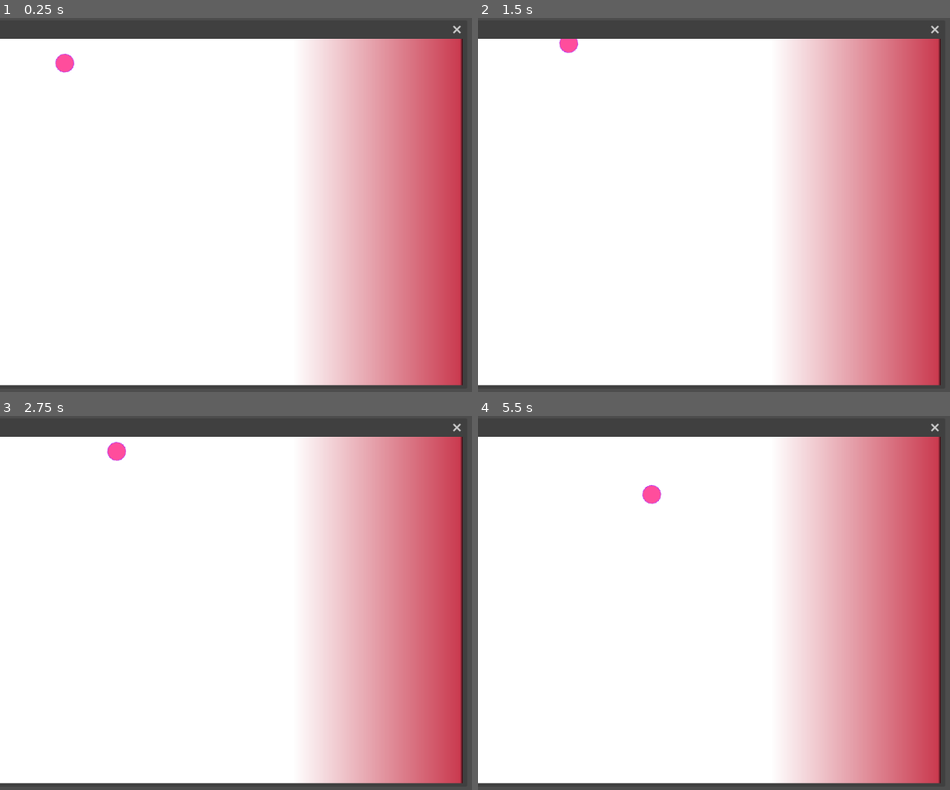
Above: before the commit, frames 1-4 (two rows, left to right).
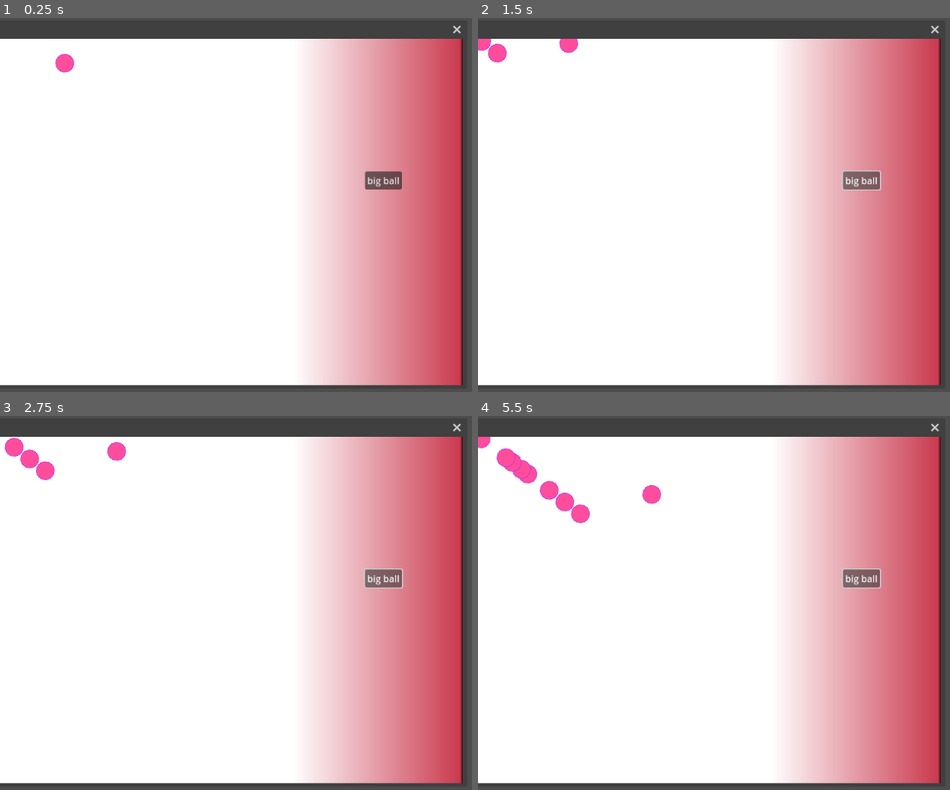
Above: after the commit, the same moments.

Repository: zsmitty2020/SSUFamJam25
Game: Godot game, scene res://Windows/Ball_Bouncer/Ball_Bouncer.tscn
Two runs of this game, one before a commit and one after it. Both use one fixed random seed, a clock stepped at 60 frames per second and the inputs below. This scene is started directly instead of the project's main scene.
Inputs (mouse positions are in pixels of both pictures, inside the frame that each line leads up to):
- Up to frame 1 (0.25 s): no input
- Up to frame 2 (1.5 s): click (860, 178) at 0.5 s, where only the run after the commit has a clickable "big ball"; click (860, 178) at 1.25 s, where only the run after the commit has a clickable "big ball"
- Up to frame 3 (2.75 s): click (382, 576) at 2 s, where only the run after the commit has a clickable "big ball"
- Up to frame 4 (5.5 s): tap Space (flappy_fly_jump) at 3.02, 3.32, 3.77, 4.07, 5.27 s

The runs differ from the first frame. In frame 1, 0.4% of the frame differs, in the area x 77-86%, y 40-46%; in frame 2, 0.7%; in frame 3, 0.9%; in frame 4, 1.5%, in the area x 0-86%, y 5-47%.

Commit message:
added balls

Diff:
--- a/ssu-fam-jam-game-godot-project/Windows/Ball_Bouncer/Ball.gd
+++ b/ssu-fam-jam-game-godot-project/Windows/Ball_Bouncer/Ball.gd
@@ -1,6 +1,8 @@
 extends Area2D
 
 var screen_size
+var big = rotation
+
 @export var speed = 0.75
 
 
@@ -9,9 +11,8 @@
 
 
 func _process(_delta: float) -> void:
-	print(GlobalData.balance)
-	var dx = speed * cos(deg_to_rad(rotation_degrees))
-	var dy = -1 * speed * sin(deg_to_rad(rotation_degrees))
+	var dx = speed * cos(rotation)
+	var dy = -1 * speed * sin(rotation)
 	position.x += dx
 	position.y += dy
 	if position.x > 490:
@@ -35,3 +36,4 @@
 		GlobalData.balance += 0.01
 	rotation_degrees = rad_to_deg(atan2(-dy, dx))
 	position = position.clamp(Vector2.ZERO, screen_size)
+	GlobalData.balance = snappedf(GlobalData.balance,0.01)
--- a/ssu-fam-jam-game-godot-project/Windows/Ball_Bouncer/Ball_Bouncer.tscn
+++ b/ssu-fam-jam-game-godot-project/Windows/Ball_Bouncer/Ball_Bouncer.tscn
@@ -1,13 +1,9 @@
-[gd_scene load_steps=8 format=3 uid="uid://rpc6ru6imsq2"]
+[gd_scene load_steps=6 format=3 uid="uid://rpc6ru6imsq2"]
 
 [ext_resource type="Script" uid="uid://875h0nybllqi" path="res://Windows/Ball_Bouncer/ball_bouncer.gd" id="1_pcvo7"]
-[ext_resource type="Script" uid="uid://bhlw0nk448fef" path="res://Windows/Ball_Bouncer/Ball.gd" id="2_vsp0x"]
-[ext_resource type="Texture2D" uid="uid://drjfpyyn3yv4h" path="res://Windows/Ball_Bouncer/Ball_Bouncer_Assets/ball.png" id="3_1r02p"]
+[ext_resource type="PackedScene" uid="uid://drohj0rpa0r08" path="res://Windows/Ball_Bouncer/ball.tscn" id="2_4tkpc"]
 
 [sub_resource type="CanvasTexture" id="CanvasTexture_pcvo7"]
-
-[sub_resource type="CircleShape2D" id="CircleShape2D_4tkpc"]
-radius = 16.0
 
 [sub_resource type="Gradient" id="Gradient_vsp0x"]
 offsets = PackedFloat32Array(0, 0.98, 1)
@@ -20,6 +16,7 @@
 oversampling_override = 1.0
 position = Vector2i(0, 36)
 size = Vector2i(800, 600)
+unresizable = true
 
 [node name="TextureRect" type="TextureRect" parent="."]
 anchors_preset = -1
@@ -29,19 +26,10 @@
 texture = SubResource("CanvasTexture_pcvo7")
 script = ExtResource("1_pcvo7")
 
-[node name="ball" type="Area2D" parent="TextureRect"]
+[node name="ball" parent="TextureRect" instance=ExtResource("2_4tkpc")]
 position = Vector2(103, 49)
-rotation = 0.64751714
-script = ExtResource("2_vsp0x")
-metadata/_edit_group_ = true
 
-[node name="ball_collision" type="CollisionShape2D" parent="TextureRect/ball"]
-rotation = 0.12042772
-shape = SubResource("CircleShape2D_4tkpc")
-
-[node name="ball_object" type="Sprite2D" parent="TextureRect/ball"]
-rotation = -0.0017453292
-texture = ExtResource("3_1r02p")
+[node name="sack" type="Node2D" parent="TextureRect"]
 
 [node name="TextureRect2" type="TextureRect" parent="."]
 anchors_preset = -1
@@ -52,5 +40,27 @@
 offset_bottom = 17.399963
 texture = SubResource("GradientTexture1D_1r02p")
 
-[connection signal="close_requested" from="." to="." method="_on_ball_bouncer_close_requested"]
-[connection signal="ready" from="TextureRect/ball" to="TextureRect/ball" method="_on_ball_ready"]
+[node name="Control" type="Control" parent="."]
+layout_mode = 3
+anchors_preset = 15
+anchor_right = 1.0
+anchor_bottom = 1.0
+offset_left = 505.0
+grow_horizontal = 2
+grow_vertical = 2
+
+[node name="Button" type="Button" parent="Control"]
+layout_mode = 1
+anchors_preset = 15
+anchor_right = 1.0
+anchor_bottom = 1.0
+offset_left = 126.0
+offset_top = 230.0
+offset_right = -105.0
+offset_bottom = -339.0
+grow_horizontal = 2
+grow_vertical = 2
+text = "big ball"
+
+[connection signal="close_requested" from="." to="TextureRect" method="_on_ball_bouncer_close_requested"]
+[connection signal="pressed" from="Control/Button" to="TextureRect" method="_on_button_pressed"]
--- /dev/null
+++ b/ssu-fam-jam-game-godot-project/Windows/Ball_Bouncer/ball.tscn
@@ -0,0 +1,22 @@
+[gd_scene load_steps=4 format=3 uid="uid://drohj0rpa0r08"]
+
+[ext_resource type="Script" uid="uid://bhlw0nk448fef" path="res://Windows/Ball_Bouncer/Ball.gd" id="1_r0yan"]
+[ext_resource type="Texture2D" uid="uid://drjfpyyn3yv4h" path="res://Windows/Ball_Bouncer/Ball_Bouncer_Assets/ball.png" id="2_6la0c"]
+
+[sub_resource type="CircleShape2D" id="CircleShape2D_4tkpc"]
+radius = 16.0
+
+[node name="ball" type="Area2D"]
+rotation = 0.64751714
+script = ExtResource("1_r0yan")
+metadata/_edit_group_ = true
+
+[node name="ball_collision" type="CollisionShape2D" parent="."]
+rotation = 0.12042772
+shape = SubResource("CircleShape2D_4tkpc")
+
+[node name="ball_object" type="Sprite2D" parent="."]
+rotation = -0.0017453292
+texture = ExtResource("2_6la0c")
+
+[connection signal="ready" from="." to="." method="_on_ball_ready"]
--- a/ssu-fam-jam-game-godot-project/Windows/Ball_Bouncer/ball_bouncer.gd
+++ b/ssu-fam-jam-game-godot-project/Windows/Ball_Bouncer/ball_bouncer.gd
@@ -1,5 +1,14 @@
 extends TextureRect
+
+var balls = preload("res://Windows/Ball_Bouncer/ball.tscn")
 
 func _on_ball_bouncer_close_requested() -> void:
 	GlobalData.open_tabs.erase("Ball_Bouncer")
 	get_parent().queue_free()
+
+func create_ball():
+	var spawn_balls = balls.instantiate()
+	$sack.add_child(spawn_balls)
+
+func _on_button_pressed() -> void:
+	create_ball()
